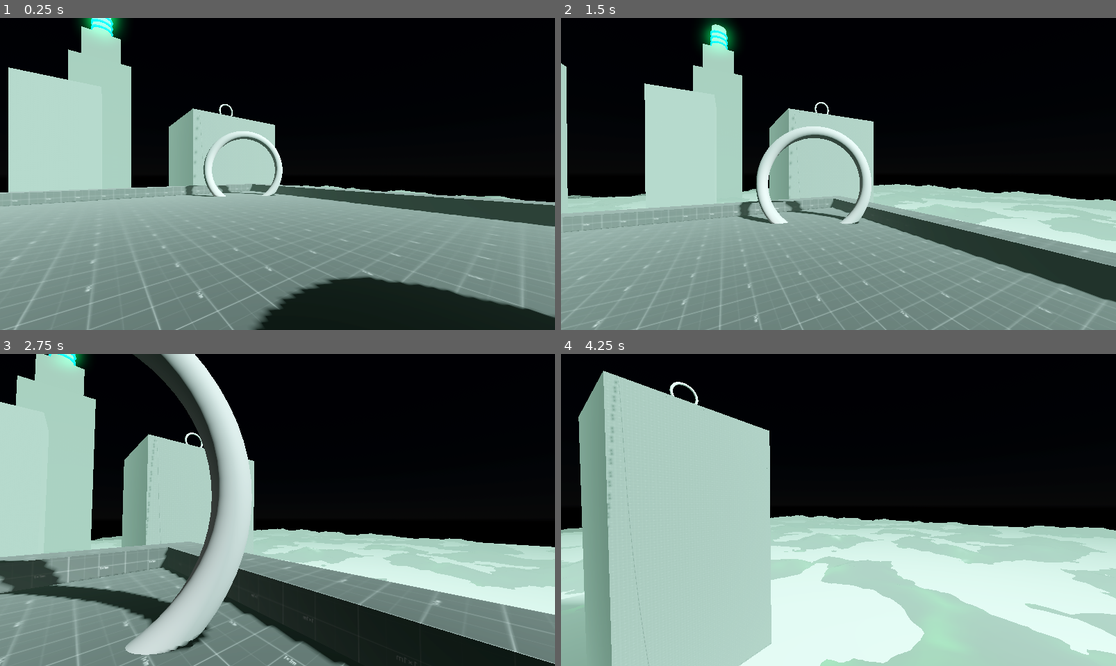
Above: before the commit, frames 1-4 (two rows, left to right).
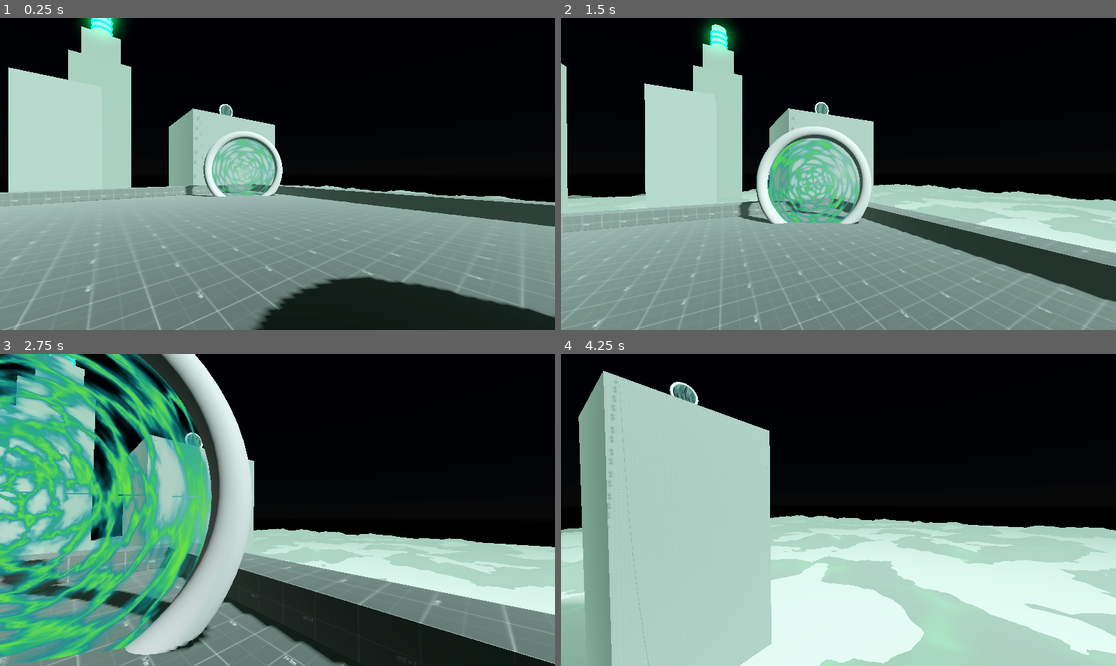
Above: after the commit, the same moments.

Repository: RuffledPlume/GWF-78
Game: Godot game, scene res://Levels/Sandbox.tscn
Same seed, same stepped clock (60 frames per second), same inputs: the game is played once before the commit and once after it.
Inputs (mouse positions are in pixels of both pictures, inside the frame that each line leads up to):
- Up to frame 1 (0.25 s): no input
- Up to frame 2 (1.5 s): move the mouse to (866, 174) at 0.52 s; hold W (Forward) from 0.53 s (still down); click (866, 174) at 0.6 s; tap Space (Jump) at 0.77 s; move the mouse to (810, 174) at 1.27 s; click (810, 174) at 1.35 s
- Up to frame 3 (2.75 s): keep holding W (Forward); tap Space (Jump) at 1.52 s; move the mouse to (288, 503) at 2.02 s; click (288, 503) at 2.1 s
- Up to frame 4 (4.25 s): keep holding W (Forward); move the mouse to (832, 516) at 2.77 s; click (832, 516) at 2.85 s; tap Space (Jump) at 3.02, 3.77 s; move the mouse to (877, 513) at 3.52 s; click (877, 513) at 3.6 s

The runs differ from the first frame. In frame 1, 1.2% of the frame differs, in the area x 38-50%, y 28-58%; in frame 2, 2.7%; in frame 3, 25%, in the area x 0-39%, y 0-100%; in frame 4, 0.2%.

Commit message:
Hooked up getting the Portal Material for Portal A & B

Diff:
--- a/Scripts/teleporter.gd
+++ b/Scripts/teleporter.gd
@@ -12,6 +12,7 @@
 @onready var point_a: Node3D = $TorusA/PointA
 @onready var point_b: Node3D = $"../TeleporterB/TorusB/PointB"
 @onready var portal_a: MeshInstance3D = $TorusA/PortalA
+@onready var portal_b: MeshInstance3D = $"../TeleporterB/TorusB/PortalB"
 
 @onready var teleport_audio: AudioStreamPlayer3D = $TeleportAudio
 @onready var generation_audio: AudioStreamPlayer3D = $GenerationAudio
@@ -23,10 +24,15 @@
 
 @onready var player_camera_pivot = Player.instance.camera_pivot
 
-@export var portal_material: ShaderMaterial
+var portal_a_material: ShaderMaterial
+var portal_b_material: ShaderMaterial
 
 func _ready() -> void:
-	portal_material.set_shader_parameter("Mix", 0.0)
+	portal_a_material = portal_a.get_active_material(0) as ShaderMaterial
+	portal_b_material = portal_b.get_active_material(0) as ShaderMaterial
+
+	portal_a_material.set_shader_parameter("Mix", 0.0)
+	portal_b_material.set_shader_parameter("Mix", 0.0)
 
 func _process(delta: float) -> void:
 
